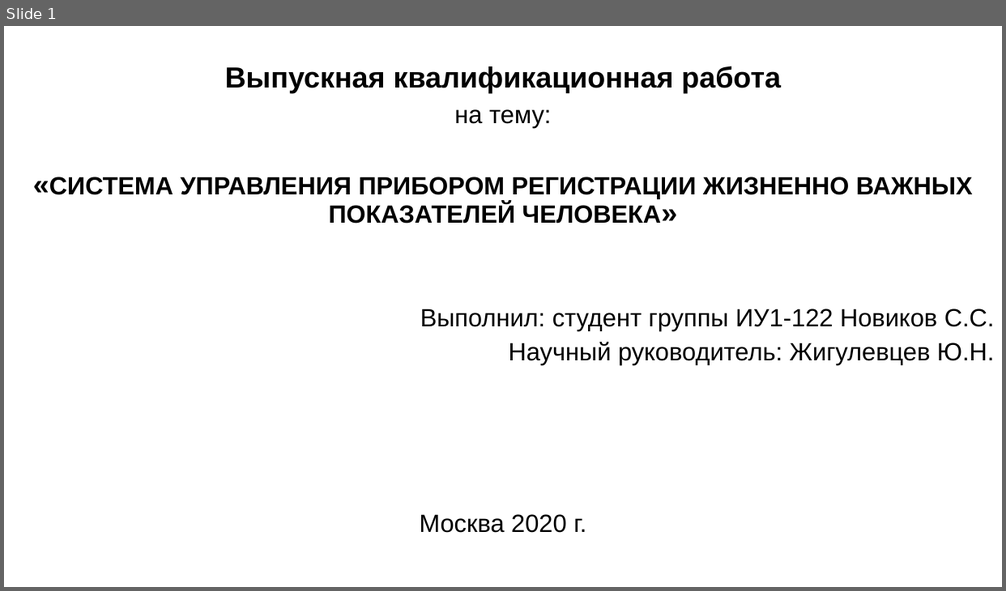
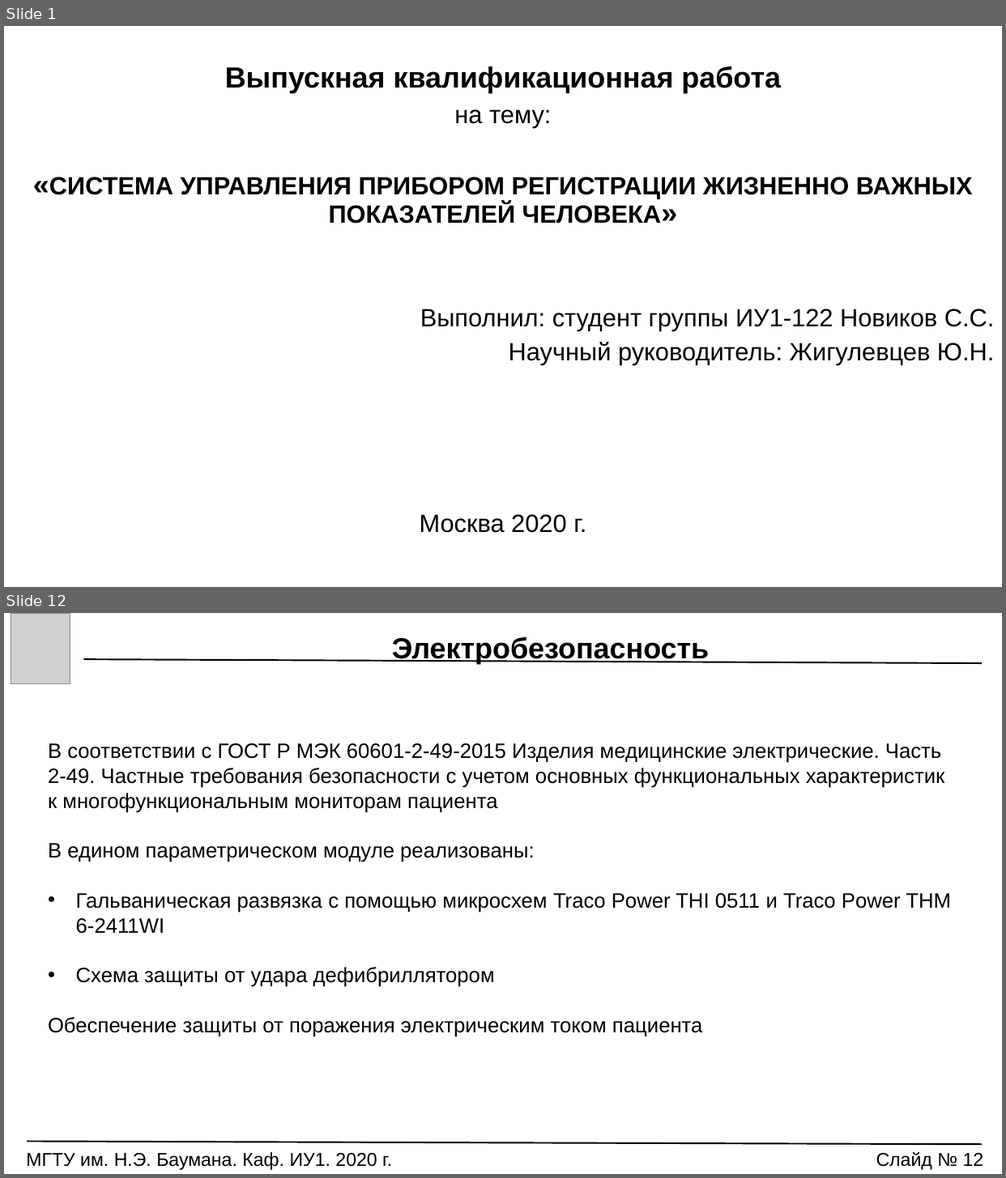
Before and after one commit to Markus85666/Graduation-Qualification-Work, a slide deck: РЕЧЬ_ПРЕЗЕНТАЦИЯ/VKR_Prezentatsia.pptx. Shown one above the other, each under a label of ours: slide 1 before the commit, slides 1 and 12 after it; the slides between them are not shown. The pictures are 1006x591 and 1006x1178 pixels, drawn with LibreOffice and Linux fonts; fonts in the diff are those of the drawing; grey boxes stand for pictures. Boxes give left, top, right and bottom in pixels: in the first picture for what was removed or moved away, otherwise in the second. Text is boxed around its words. In the diff, an @@ line names an element or a change of style, - is before the commit and + after.

```diff
--- a/РЕЧЬ_ПРЕЗЕНТАЦИЯ/VKR_Prezentatsia.pptx
+++ b/РЕЧЬ_ПРЕЗЕНТАЦИЯ/VKR_Prezentatsia.pptx
@@ slide 12 added at box(4, 613, 1002, 1174), background #FFFFFF @@
@@ picture added at box(10, 613, 70, 683) @@
@@ text added at box(392, 636, 710, 664), 28 pt, text #000000, bold @@
+Электробезопасность
@@ line added from (83, 659) to (982, 663), #000000 1.5 pt @@
@@ text added at box(48, 743, 951, 1037), 20 pt, text #000000 @@
+В соответствии с ГОСТ Р МЭК 60601-2-49-2015 Изделия медицинские электрические. Часть 2-49. Частные требования безопасности с учетом основных функциональных характеристик к многофункциональным мониторам пациента
+В едином параметрическом модуле реализованы:
+• Гальваническая развязка с помощью микросхем Traco Power THI 0511 и Traco Power THM 6-2411WI
+• Схема защиты от удара дефибриллятором
+Обеспечение защиты от поражения электрическим током пациента
@@ line added from (27, 1142) to (982, 1144), #000000 1.5 pt @@
@@ text added at box(26, 1152, 392, 1170), 18 pt, text #000000 @@
+МГТУ им. Н.Э. Баумана. Каф. ИУ1. 2020 г.
@@ text added at box(876, 1152, 984, 1170), 18 pt, text #000000 @@
+Слайд № 12
```
Also in this commit, not shown: 13 slides changed, 8 other slides added, 16 other files.
